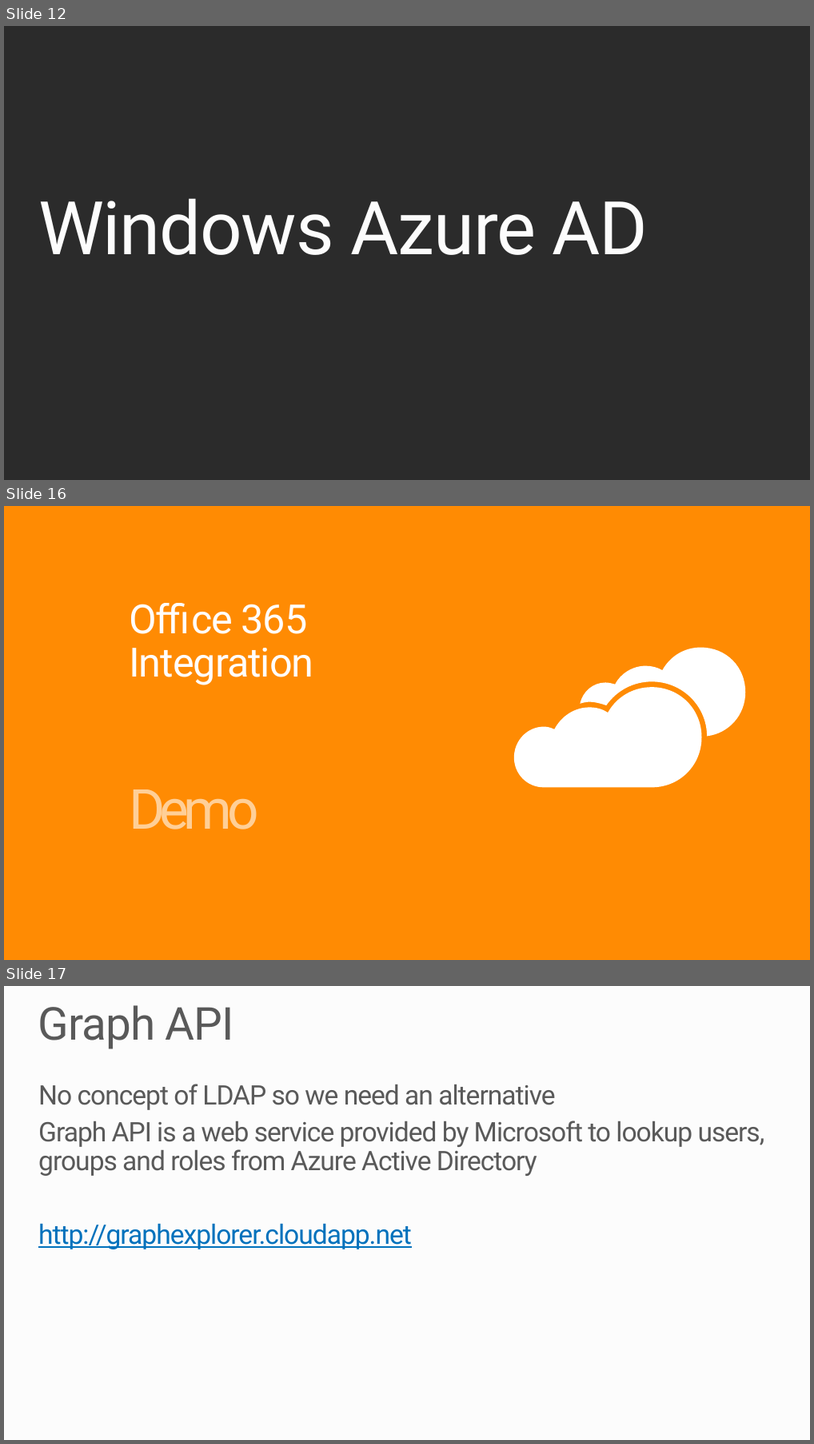
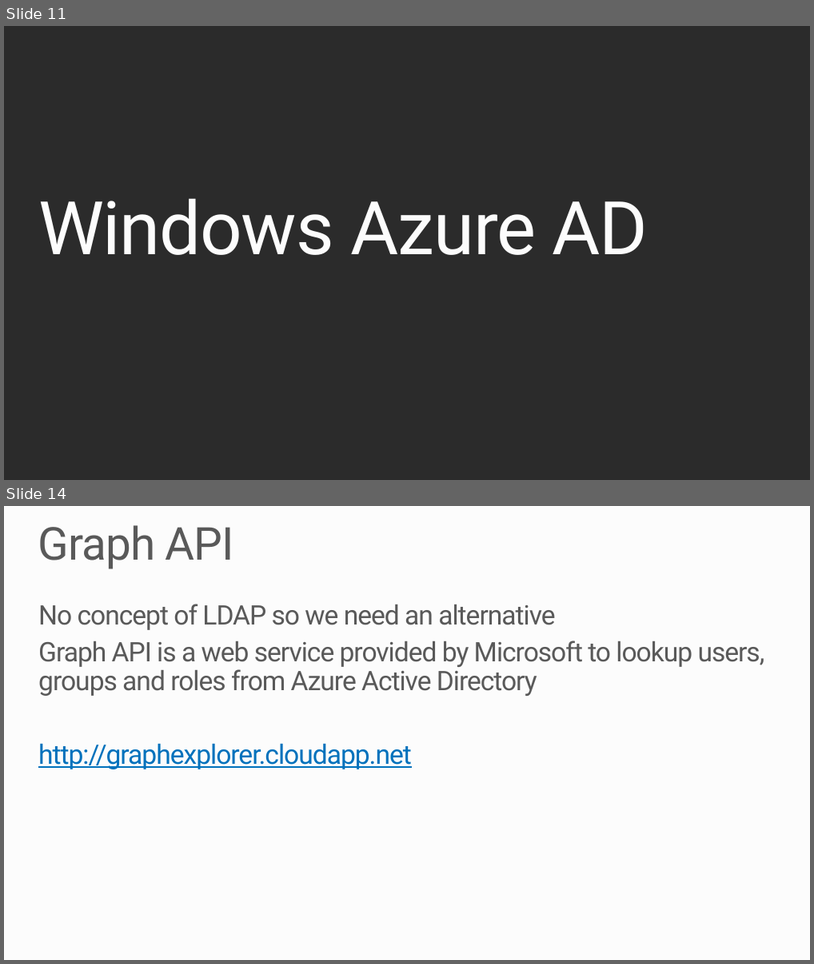
Before and after one commit to MRCollective/WindowsAzureBootcampPerth2014, a slide deck: 7_Authentication/Authentication.pptx. Shown one above the other, each under a label of ours: slides 12, 16 and 17 before the commit, slides 11 and 14 after it; the slides between them are not shown. The pictures are 814x1444 and 814x964 pixels, drawn with LibreOffice and Linux fonts; fonts in the diff are those of the drawing; background and template pictures are left out; a plain dark background stands for a picture behind light text. Boxes give left, top, right and bottom in pixels: in the first picture for what was removed or moved away, otherwise in the second. Text is boxed around its words. In the diff, an @@ line names an element or a change of style, - is before the commit and + after.

```diff
--- a/7_Authentication/Authentication.pptx
+++ b/7_Authentication/Authentication.pptx
@@ slide 16 removed at [4, 506, 810, 960], background #FF8A00 @@
@@ title removed at [129, 603, 314, 685] @@
-Office 365 Integration
@@ freeform shape removed at [581, 648, 746, 736] @@
@@ freeform shape removed at [514, 687, 702, 788] @@
@@ text removed at [129, 789, 258, 829] @@
-Demo
@@ what was slide 12 is now slide 11 @@
@@ what was slide 17 is now slide 14 @@
```
Also in this commit, not shown: 8 slides changed, 7 slides added, 16 other slides removed, 5 other files.
